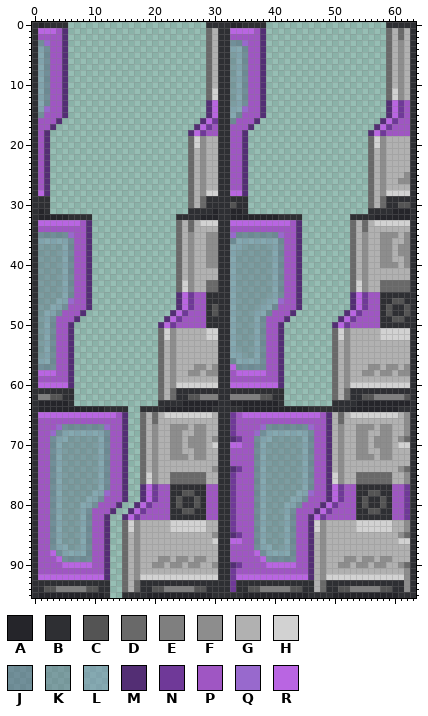
Two states of a sprite sheet, Resources/Textures/Structures/Doors/Airlocks/Glass/science.rsi/closing.png. Above is the file before it was changed.
The file is 64x96 pixels.
Palette (. is transparent): A #25252a  B #2e2f33  C #545454  D #696969  E #7f7f7f  F #8d8d8d  G #b1b1b1  H #d2d2d2  J #51668187  K #5f798b79  L #7797af8a  M #532e74  N #6f3998  P #9f56c3  Q #9869cd  R #b965e2
Once edited:
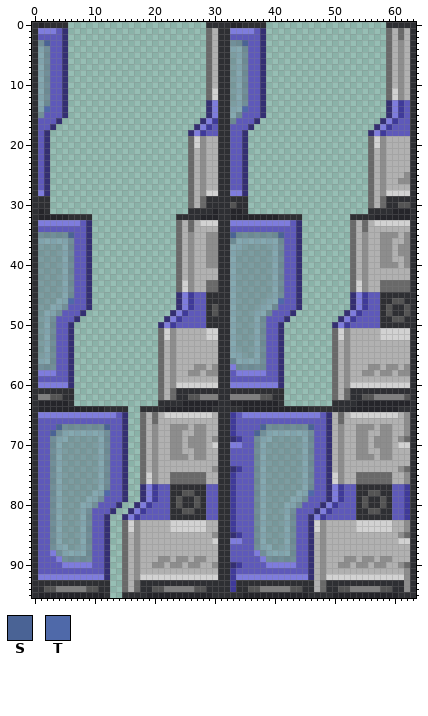
Colours new in this view: S #4a6395  T #4f69a9
The exact change:
@@ palette @@
-M #532e74
+M #342f72
-N #6f3998
+N #3f3a9a
-P #9f56c3
+P #5e59ba
-R #b965e2
+R #7e7cdd
@@ x 0..37 @@
  2 BPPPPM.......................DGBBPPPPP
- 3 BJQPPM.......................DGBBJJQPP
+ 3 BJSPPM.......................DGBBJJSPP
  4 BLJPPM.......................DGBBLLJPP
@@ x 0..37 @@
 13 BLJPPM.......................MRBBKLJPP
-14 BLQPPM.......................MRBBLLQPP
+14 BLTPPM.......................MRBBLLTPP
 15 BJPPPM.......................MRBBLJPPP
@@ x 4..43 @@
 34 PPPPPM..............DGDGGGGBBPPPPPPPPPPP
-35 JJQPPM..............DGFGGFFBBQJJJJJJJQPP
+35 JJSPPM..............DGFGGFFBBSJJJJJJJSPP
 36 LLJPPM..............DGFGGFFBBJLLLLLLLJPP
@@ x 4..43 @@
 45 KLJPPM..............MRNPPBBBBLKKKKKKLJPP
-46 LLQPPM..............MRNPPBBBBLKKKKKLLQPP
+46 LLTPPM..............MRNPPBBBBLKKKKKLLTPP
 47 LJPPPM..............MRNPPBCBBLKKKKLLJPPP
@@ x 0..63 @@
 66 BPPPPPPPPPPPPPPM..DGDGGGGGGGGGGBBNPPPPPPPPPPPPPPPMGDGGGGGGGGGGFB
-67 BPPPQJJJJJJJQPPM..DGFGGFFFGFFGGBBNPPPPQJJJJJJJQPPMGFGGFFFGFFGGFB
-68 BPPQJLLLLLLLJPPM..DGFGGFFGGFFGGBBNPPPQJLLLLLLLJPPMGFGGFFGGFFGGFB
+67 BPPPSJJJJJJJSPPM..DGFGGFFFGFFGGBBNPPPPSJJJJJJJSPPMGFGGFFFGFFGGFB
+68 BPPSJLLLLLLLJPPM..DGFGGFFGGFFGGBBNPPPSJLLLLLLLJPPMGFGGFFGGFFGGFB
 69 BPPJLLKKKKKLJPPM..DGFGGFFGFFFGFBBMNPPJLLKKKKKLJPPMGFGGFFGFFFGFDB
@@ x 10..48 @@
 77 KLJPPM..MRNPPBBBBBBPPBBNPPPJLKKKKKKLJPP
-78 LLQPPM..MRNPPBBCCBBPPBBNPPPJLKKKKKLLQPP
+78 LLTPPM..MRNPPBBCCBBPPBBNPPPJLKKKKKLLTPP
 79 LJPPPM..MRNPPBCBBCBPPBBNPPPJLKKKKLLJPPP
Boxes around the changes in both pictures, in picture pixels (x1, y1, x2, y2):
changed: (38, 28, 68, 196)
changed: (188, 28, 266, 196)
changed: (368, 100, 410, 136)
changed: (38, 220, 206, 580)
changed: (206, 220, 380, 592)
changed: (392, 484, 410, 520)
